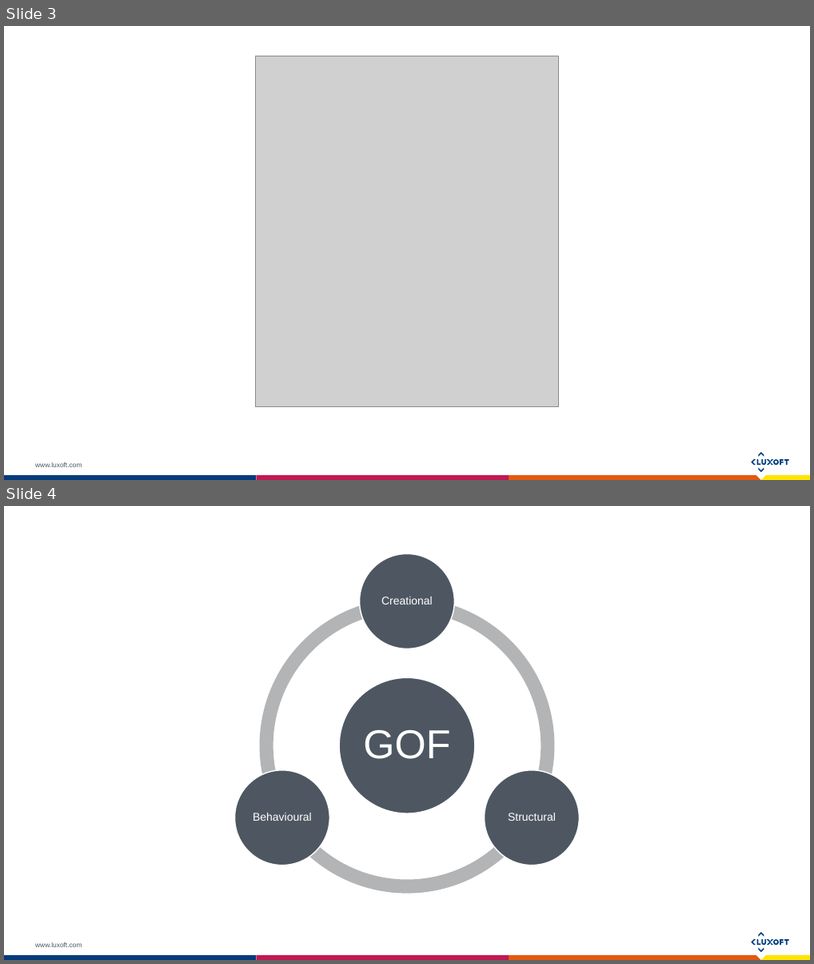
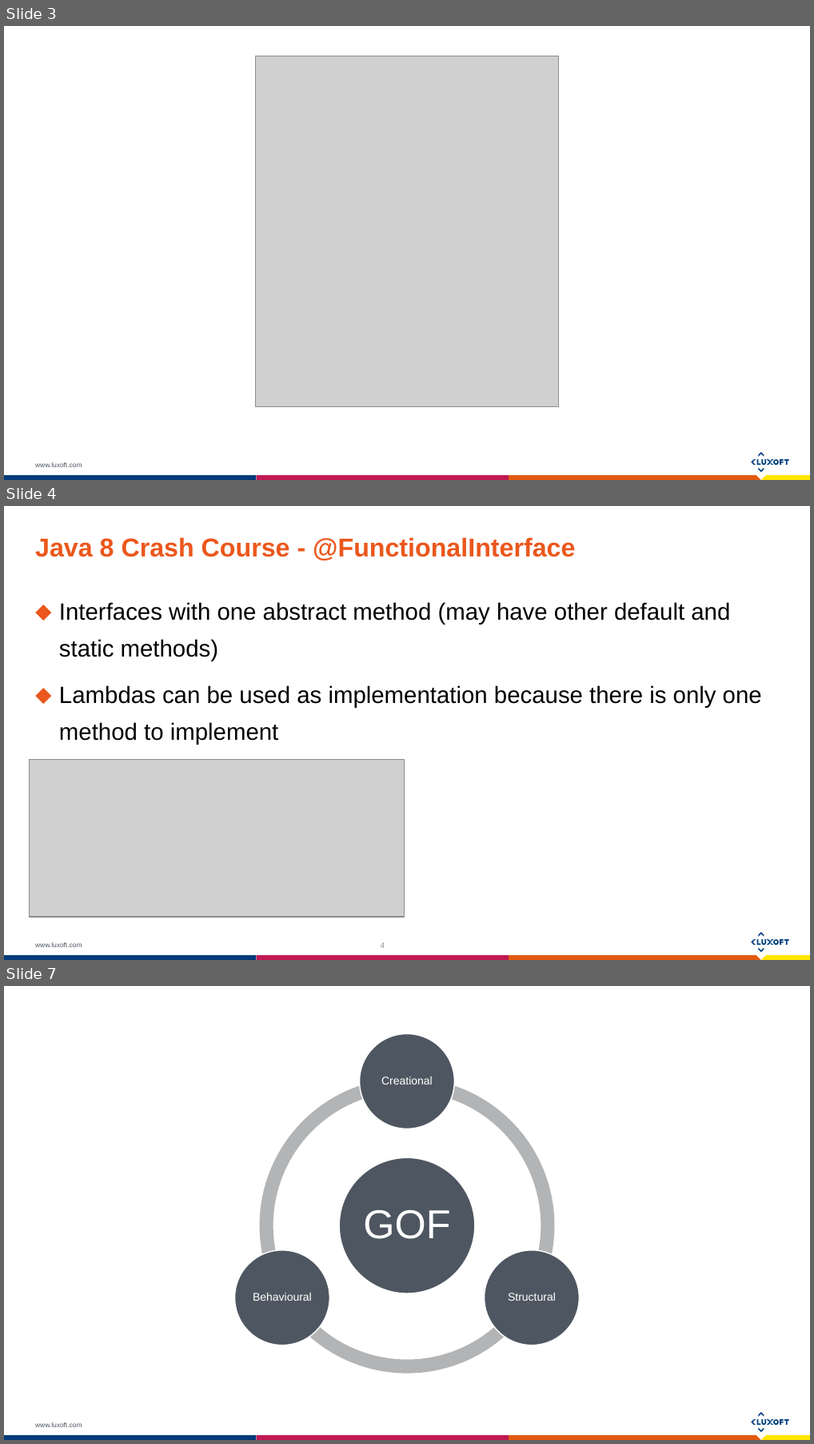
Before and after one commit to bederp/FunctionalPatterns, a slide deck: src/main/Design patterns and their functional counterparts - Luxoft Template.pptx. Shown one above the other, each under a label of ours: slides 3 and 4 before the commit, slides 3, 4 and 7 after it; the slides between them are not shown. The pictures are 814x964 and 814x1444 pixels, drawn with LibreOffice and Linux fonts; fonts in the diff are those of the drawing; grey boxes stand for pictures. Boxes give left, top, right and bottom in pixels: in the first picture for what was removed or moved away, otherwise in the second. Text is boxed around its words. In the diff, an @@ line names an element or a change of style, - is before the commit and + after.

Commit message:
Updated presentation with Java 8 crash course.

```diff
--- a/src/main/Design patterns and their functional counterparts - Luxoft Template.pptx
+++ b/src/main/Design patterns and their functional counterparts - Luxoft Template.pptx
@@ slide 4 added at bbox=[4, 506, 810, 960], background #FFFFFF; not listed: 16 template elements that a slide beside it also shows @@
@@ title added at bbox=[35, 537, 575, 560], 23 pt, text #EB571C, bold @@
+Java 8 Crash Course - @FunctionalInterface
@@ text added at bbox=[59, 602, 762, 744], 21 pt, text #000000 @@
+⬥ Interfaces with one abstract method (may have other default and static methods)
+⬥ Lambdas can be used as implementation because there is only one method to implement
@@ picture added at bbox=[29, 760, 404, 916] @@
@@ page number added at bbox=[381, 942, 385, 948], 7 pt, text #8C8C8C @@
+4
@@ what was slide 4 is now slide 7 @@
```
Also in this commit, not shown: 2 other slides added, 1 slide removed.
